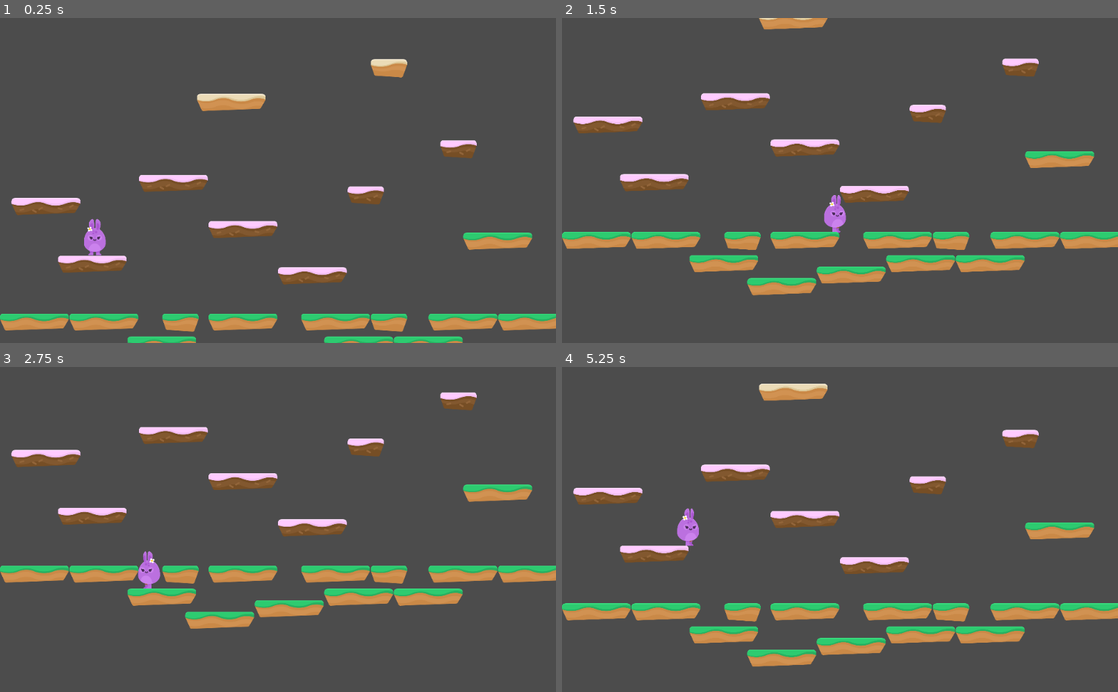
Above: before the commit, frames 1-4 (two rows, left to right).
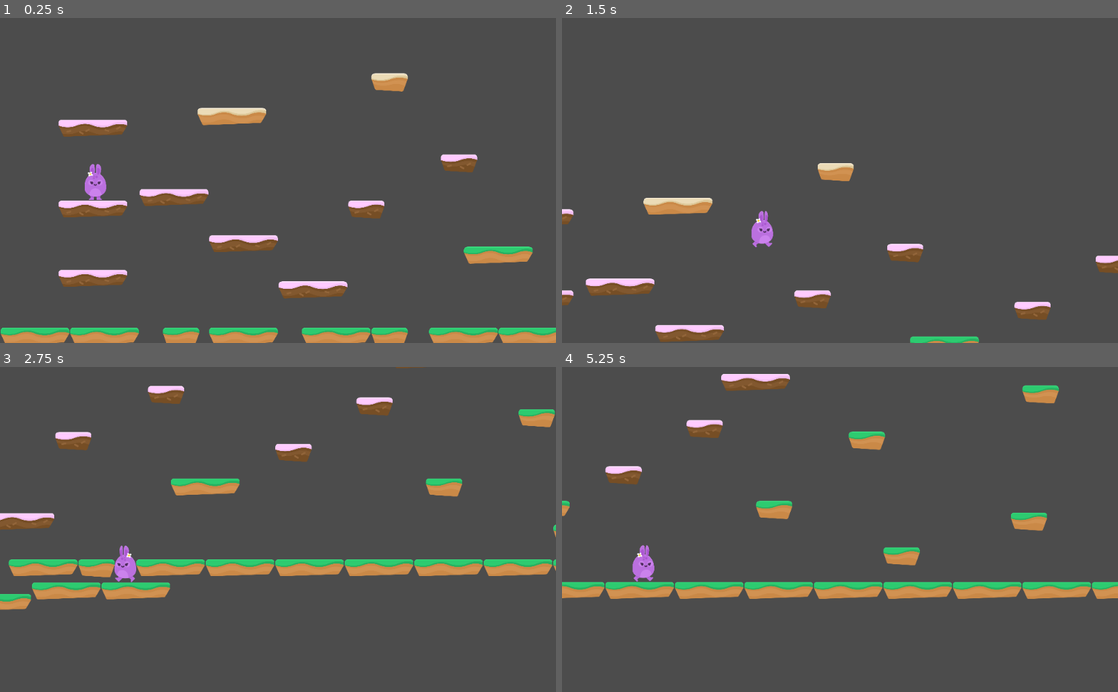
Above: after the commit, the same moments.

Repository: Pahutich/hoppy-days
Game: Godot game, scene res://Levels/Level1.tscn
Same seed, same stepped clock (60 frames per second), same inputs: the game is played once before the commit and once after it.
Inputs:
- Up to frame 1 (0.25 s): no input
- Up to frame 2 (1.5 s): hold D (right) from 0.53 s (still down); tap Space (jump) at 0.77 s
- Up to frame 3 (2.75 s): tap Space (jump) at 1.52 s; release D (right) at 2.03 s; hold A (left) from 2.03 s (still down)
- Up to frame 4 (5.25 s): release A (left) at 2.78 s; hold D (right) 2.78-4.28 s; tap Space (jump) at 3.02, 3.77, 4.52 s; hold A (left) 4.28-5.03 s; hold D (right) from 5.03 s (still down)

The runs differ from the first frame. In frame 1, 18% of the frame differs, in the area x 0-100%, y 12-100%; in frame 2, 16%; in frame 3, 17%; in frame 4, 20%, in the area x 0-100%, y 2-93%.

Commit message:
Play 21. is_on_ceiling()

Diff:
--- a/Levels/Level1.tscn
+++ b/Levels/Level1.tscn
@@ -19,4 +19,4 @@
 tile_set = ExtResource( 2 )
 collision_layer = 2
 format = 1
-tile_data = PoolIntArray( -458720, 5, 0, -262127, 4, 0, -196549, 0, 0, -130987, 3, 0, 38, 1, 0, 65592, 1, 0, 131142, 3, 0, 196620, 0, 0, 262174, 1, 0, 327681, 0, 0, 327729, 1, 0, 458770, 0, 0, 524328, …(376 unchanged characters)…
+tile_data = PoolIntArray( -458720, 5, 0, -262127, 4, 0, -196603, 0, 0, -196549, 0, 0, -130987, 3, 0, 38, 1, 0, 65592, 1, 0, 131142, 3, 0, 196620, 0, 0, 262149, 0, 0, 262174, 1, 0, 327729, 1, 0, 458770, 0, 0, 524328, …(376 unchanged characters)…
--- a/Player/Player.gd
+++ b/Player/Player.gd
@@ -17,10 +17,12 @@
 	move_and_slide(motion, UP)
 
 func apply_gravity():
-	if not is_on_floor():
+	if is_on_floor():
+		motion.y = 0
+	elif is_on_ceiling():
+		motion.y = 1
+	else:
 		motion.y += GRAVITY
-	else:
-		motion.y = 0
 
 func jump():
 	if Input.is_action_pressed("jump") && is_on_floor():
--- a/Player/Player.tscn
+++ b/Player/Player.tscn
@@ -19,9 +19,11 @@
 script = ExtResource( 3 )
 
 [node name="Camera2D" type="Camera2D" parent="."]
+position = Vector2( 1000, 0 )
 current = true
 zoom = Vector2( 3, 3 )
 limit_left = 0
+limit_smoothed = true
 drag_margin_h_enabled = true
 drag_margin_v_enabled = true
 smoothing_enabled = true
